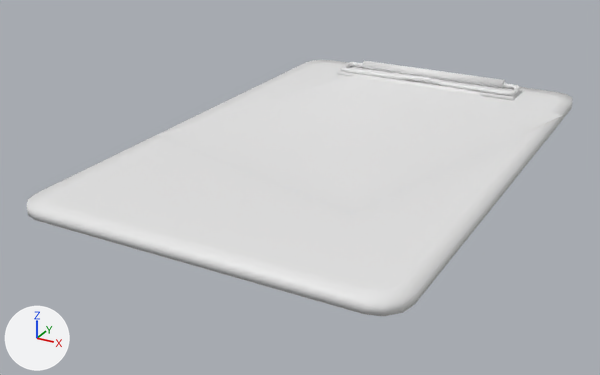
The FBX model Assets/Imports/M_Indice/M_IndicePlanche02.fbx as it was, and as the next commit left it.
Rendered twice from a 50 mm lens placed at (0.179, -0.372, 0.158), pointed at (-0.015, -0.02, -0.018). Every picture has the same lights, and +X, +Y and +Z are marked at lower left. The older version comes first. Where no turn or scale is listed for an object, it has been applied to the vertices.

In view in the first picture: 'M_IndicePlanche02'.
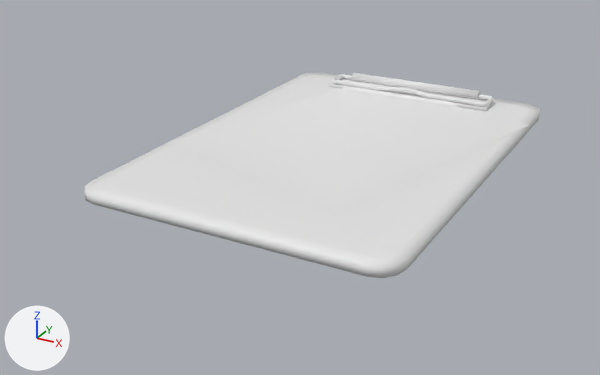
Changed parts and their boxes [x1, y1, x2, y2] in the pictures (600 x 375 px; the box of a moved part takes in the faces that stretch with it):
'M_IndicePlanche02', reshaped (17% narrower, 19% shorter): before [27, 60, 573, 316]; after [85, 72, 540, 278]
part 1 of me_plane_004, moved or reshaped: before [27, 60, 573, 316]; after [85, 72, 540, 278]
part 2 of me_plane_004, moved or reshaped: before [158, 69, 563, 213]; after [167, 82, 529, 212]
part 3 of me_plane_004, moved or reshaped: before [337, 66, 523, 101]; after [328, 79, 496, 111]
part 4 of me_plane_004, moved or reshaped: before [362, 61, 505, 88]; after [352, 73, 480, 100]
part 5 of me_plane_004, moved or reshaped: before [340, 62, 520, 96]; after [332, 74, 494, 107]

The edits, one by one:
me_plane_004 is used by ob_m_indiceplanche02; location (0.0, 0.0, 0.0).
me_plane_004 had 429 vertices, 417 faces and spanned x -0.091..0.092, y -0.142..0.142, z 0.0..0.011.
me_plane_004 now has 429 vertices, 417 faces and spans x -0.079..0.08, y -0.118..0.11, z 0.0..0.011.
me_plane_004 part 1: the loose piece of 96 vertices spanning x -0.091..0.091, y -0.142..0.142, z 0.0..0.004 is scaled about its middle by (0.867, 0.796, 1), then moved by (0.0, -0.004, 0.0).
me_plane_004 part 2: the loose piece of 13 vertices spanning x -0.091..0.092, y -0.078..0.135, z 0.005..0.006 is scaled about its middle by (0.867, 0.867, 1), then moved by (0.0, -0.017, 0.0).
me_plane_004 part 3: the loose piece of 8 vertices spanning x -0.06..0.06, y 0.112..0.133, z 0.004..0.006 is scaled about its middle by (0.867, 0.867, 1), then moved by (0.0, -0.029, 0.0).
me_plane_004 part 4: the loose piece of 48 vertices spanning x -0.048..0.048, y 0.128..0.134, z 0.005..0.011 is scaled about its middle by (0.867, 0.867, 1), then moved by (0.0, -0.03, 0.0).
me_plane_004 part 5: the loose piece of 264 vertices spanning x -0.059..0.059, y 0.114..0.132, z 0.006..0.01 is scaled about its middle by (0.867, 0.867, 1), then moved by (0.0, -0.029, 0.0).
